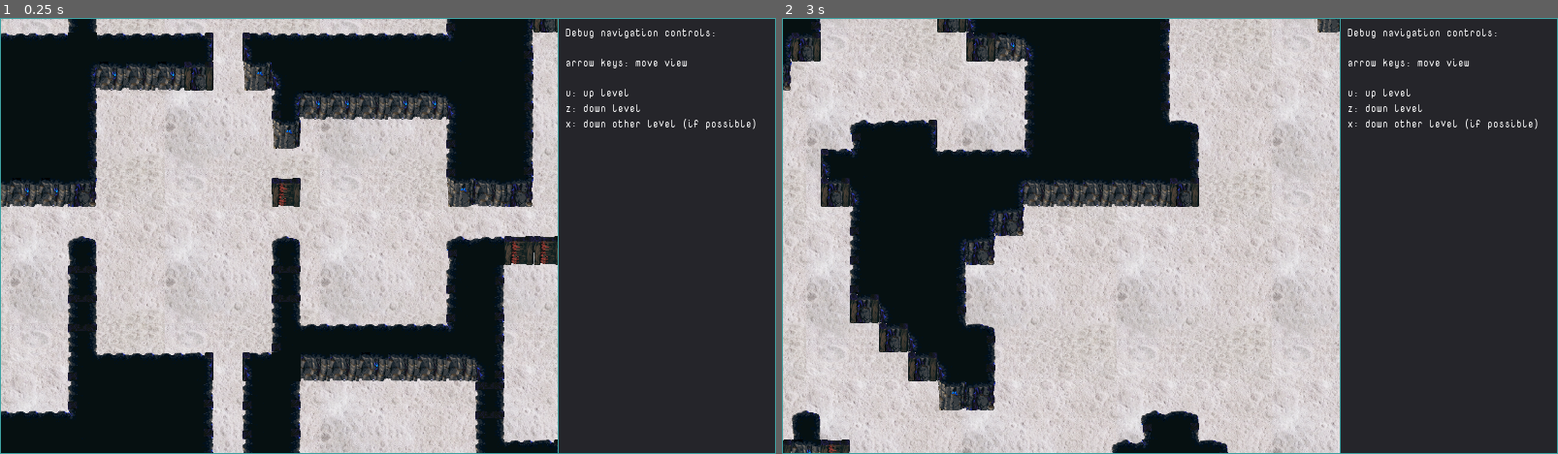
Above: before the commit, frames 1-2 (left to right).
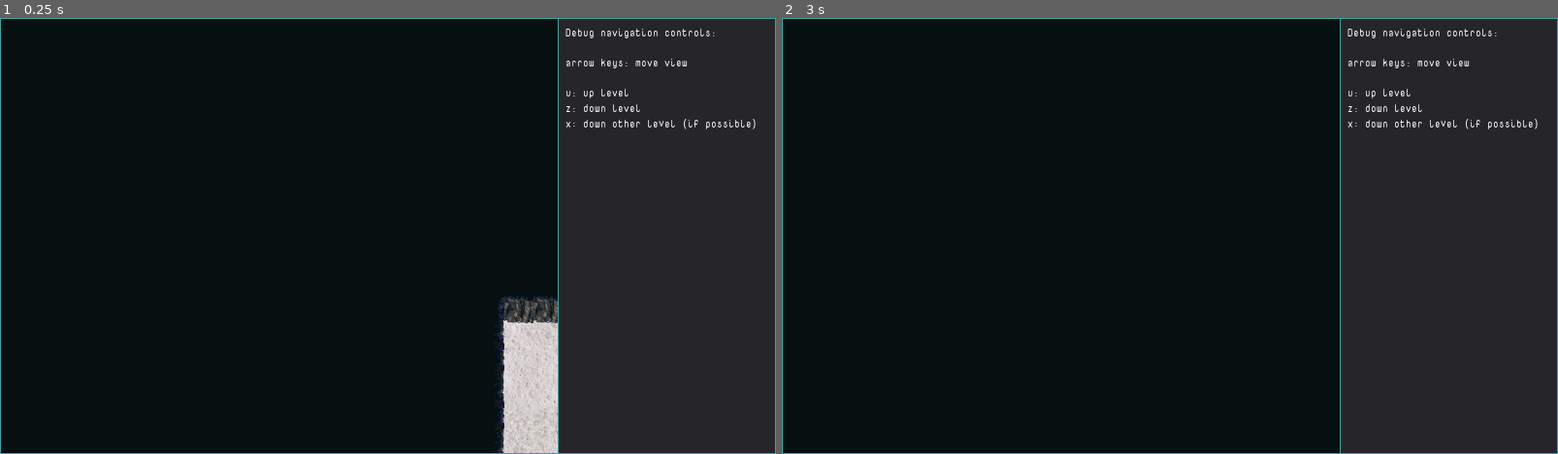
Above: after the commit, the same moments.

Repository: sarrowsmith/quasidroid
Game: Godot game, scene res://Main.tscn
Same seed, same stepped clock (60 frames per second), same inputs: the game is played once before the commit and once after it.
Inputs (mouse positions are in pixels of both pictures, inside the frame that each line leads up to):
- Up to frame 1 (0.25 s): no input
- Up to frame 2 (3 s): tap Enter at 0.5, 2 s; move the mouse to (1201, 266) at 0.52 s; hold L (move_right) 0.53-1.28 s; tap Backspace at 0.6, 1.35, 2.3 s; click (1201, 266) at 0.67 s; tap Space at 1.25, 2.75 s; move the mouse to (1014, 257) at 1.27 s; hold J (move_down) 1.28-2.03 s; move the mouse to (1247, 140) at 2.02 s; hold L (move_right) 2.03-2.78 s; tap U at 2.1 s; move the mouse to (1131, 323) at 2.77 s; hold K (move_up) from 2.78 s (still down); tap Z at 2.85 s; click (1131, 323) at 2.92 s

The runs differ from the first frame. In frame 1, 45% of the frame differs, in the area x 0-72%, y 0-100%; in frame 2, 53%.
Error after the commit: Attempt to call function 'change_level' in base 'null instance' on a null instance. (res://Main.gd:12)

Commit message:
Main script from main. Scene can't be merged :(

Diff:
--- a/Main.gd
+++ b/Main.gd
@@ -9,8 +9,8 @@
 
 func _ready():
 	seed(game_seed)
-	$View.position = 0.5 * world_size
-	$World.create()
+	$Player.change_level($World.create())
+	$View.position = $Player.position
 
 
 const input_map = {
@@ -34,10 +34,20 @@
 	if event is InputEventKey and event.pressed:
 		var level = null
 		match event.scancode:
+			KEY_BACKSPACE:
+				$View.position = $Player.position
 			KEY_U:
 				level = $World.active_level.parent
 			KEY_Z:
 				level = $World.active_level.children[0]
 			KEY_X:
 				level = $World.active_level.children[1]
-		$World.change_level(level)
+		change_level(level)
+
+
+func change_level(level):
+	if level == null:
+		return
+	$World.change_level(level)
+	$Player.change_level(level)
+	$View.position = $Player.position
